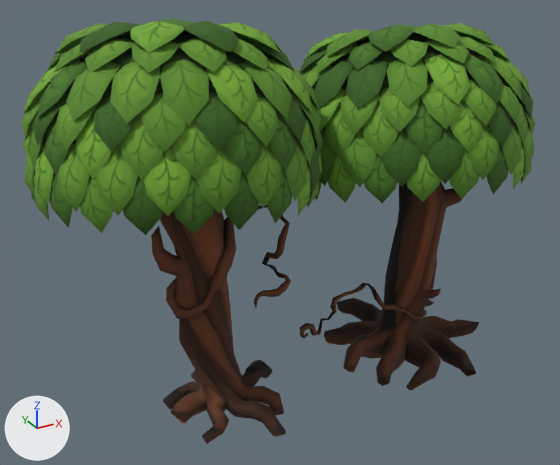
An edit to the FBX model Assets/Resources/Models/Arbres.FBX, drawn before and after from the same camera.
The view is the same before and after, from a 50 mm camera at (-13.01, -21.09, 16.03) aimed at (-1.01, 0.74, 5.12). Arrows for +X, +Y and +Z are at lower left; the lights stay in place. Where no turn or scale is listed for an object, it has been applied to the vertices.

Objects in the first picture: 'Arbres'.
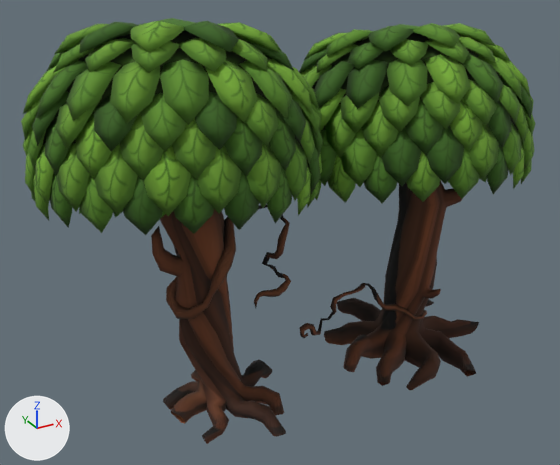
Where the change shows, as pixel boxes [x1, y1, x2, y2] in the pictures (560 x 465 px):
part 1 of me_mesh, added: after [49, 176, 487, 218]

What the commit changed:
me_mesh is used by ob_arbres; location (0.0, 0.0, 0.0).
me_mesh had 5560 vertices, 6061 faces and spanned x -9.2..8.6, y -4.0..5.5, z -1.0..12.8.
me_mesh now has 7960 vertices, 8781 faces and spans x -9.2..8.6, y -4.0..5.5, z -1.0..12.8.
me_mesh part 1: 2400 vertices added at x -8.7..7.9, y -3.5..4.5, z 5.6..10.6.
